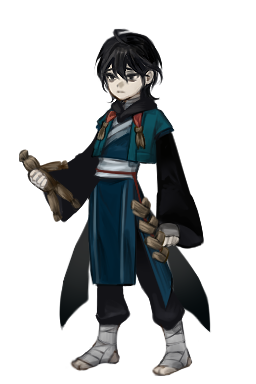
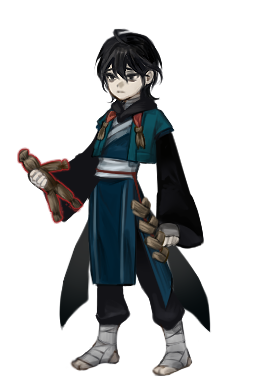
Layers edited between the first and the second (256, 384) image:
renamed "doll" to "doll 복사", painted on it over [left=17, top=147, right=84, bottom=224]
